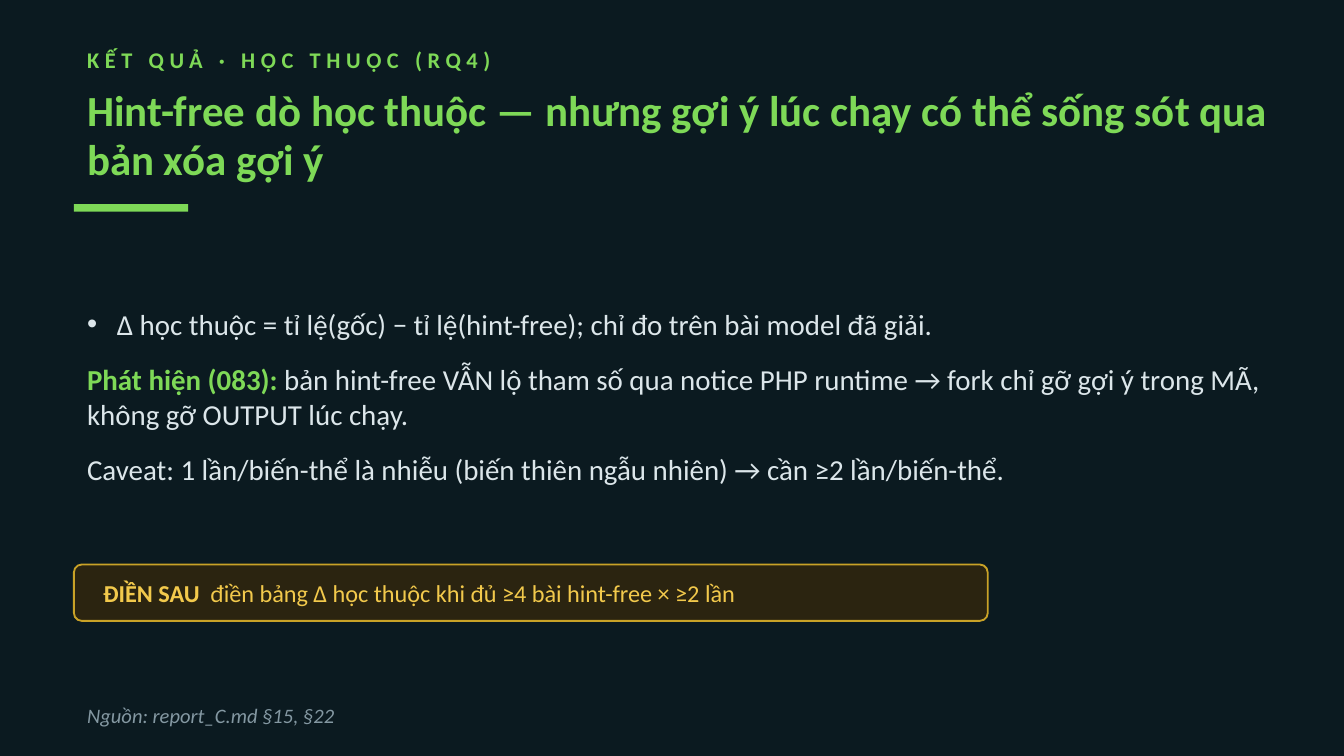
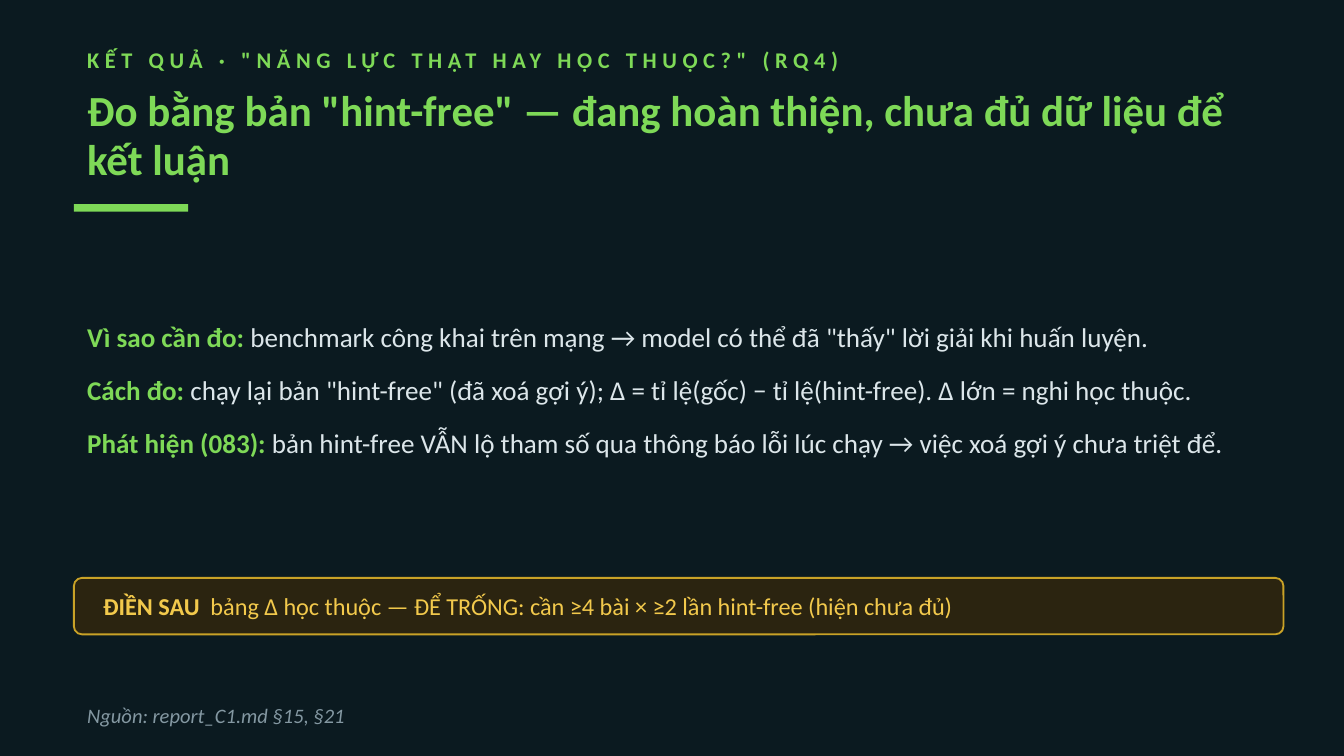
Before and after one commit to VuNguyenBinh/KLTN-FA26, a slide deck: slide 14 of Slide/KTLN_slide.pptx (slide 12 before the commit). Drawn at 1344x756 pixels with LibreOffice and Linux fonts; fonts in the diff are those of the drawing. Boxes give left, top, right and bottom in pixels: in the first picture for what was removed or moved away, otherwise in the second. Text is boxed around its words. In the diff, an @@ line names an element or a change of style, - is before the commit and + after.

```diff
--- a/Slide/KTLN_slide.pptx
+++ b/Slide/KTLN_slide.pptx
@@ text at bbox=[87, 49, 490, 72]: text changed @@
-KẾT QUẢ · HỌC THUỘC (RQ4)
+KẾT QUẢ · "NĂNG LỰC THẬT HAY HỌC THUỘC?" (RQ4)
@@ text at bbox=[87, 91, 1223, 183]: text changed @@
-Hint-free dò học thuộc — nhưng gợi ý lúc chạy có thể sống sót qua bản xóa gợi ý
+Đo bằng bản "hint-free" — đang hoàn thiện, chưa đủ dữ liệu để kết luận
@@ text at bbox=[87, 326, 1222, 458]: text changed; size 15.5 to 14.5 pt @@
-• Δ học thuộc = tỉ lệ(gốc) − tỉ lệ(hint-free); chỉ đo trên bài model đã giải.
-Phát hiện (083): bản hint-free VẪN lộ tham số qua notice PHP runtime → fork chỉ gỡ gợi ý trong MÃ, không gỡ OUTPUT lúc chạy.
-Caveat: 1 lần/biến-thể là nhiễu (biến thiên ngẫu nhiên) → cần ≥2 lần/biến-thể.
+• Vì sao cần đo: benchmark công khai trên mạng → model có thể đã "thấy" lời giải khi huấn luyện.
+Cách đo: chạy lại bản "hint-free" (đã xoá gợi ý); Δ = tỉ lệ(gốc) − tỉ lệ(hint-free). Δ lớn = nghi học thuộc.
+Phát hiện (083): bản hint-free VẪN lộ tham số qua thông báo lỗi lúc chạy → việc xoá gợi ý chưa triệt để.
@@ rounded rectangle: place and size @@
-rounded rectangle at bbox=[74, 564, 988, 621]
+rounded rectangle at bbox=[74, 578, 1284, 634]
@@ text at bbox=[103, 596, 952, 619]: text changed @@
-ĐIỀN SAU điền bảng Δ học thuộc khi đủ ≥4 bài hint-free × ≥2 lần
+ĐIỀN SAU bảng Δ học thuộc — ĐỂ TRỐNG: cần ≥4 bài × ≥2 lần hint-free (hiện chưa đủ)
@@ text at bbox=[87, 707, 345, 727]: text changed @@
-Nguồn: report_C.md §15, §22
+Nguồn: report_C1.md §15, §21
```
Also in this commit, not shown: 5 other slides changed, 5 slides added, 3 slides removed, 4 other files.
